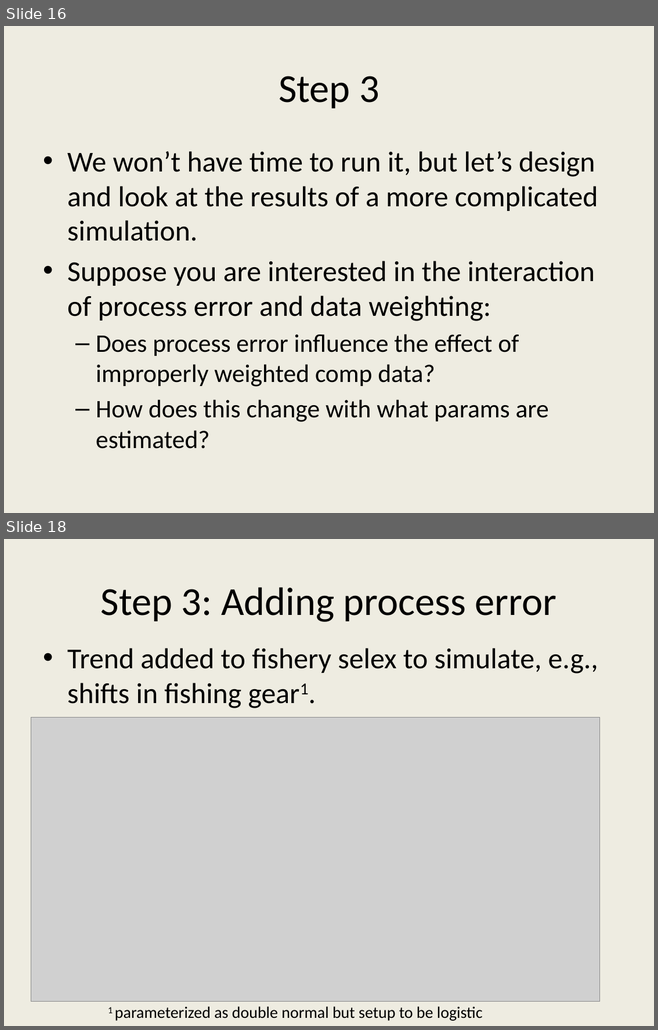
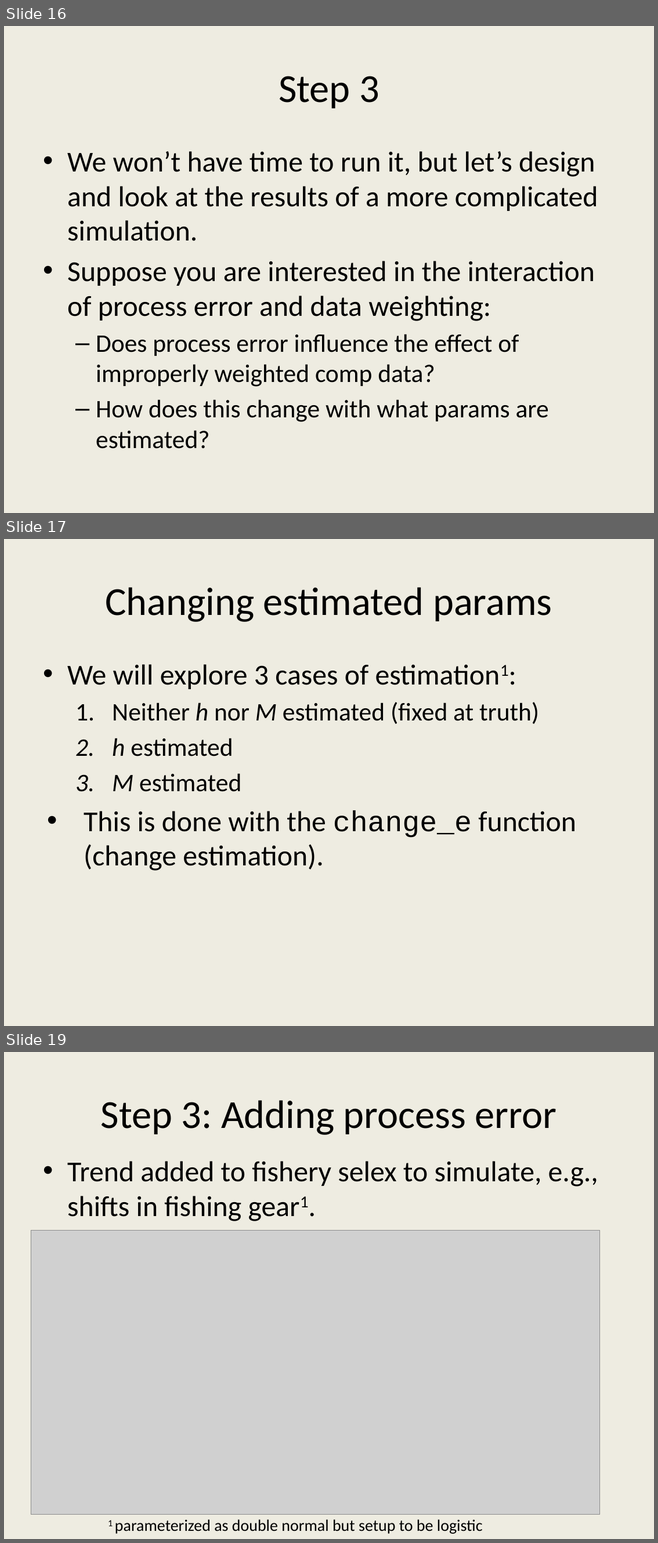
Before and after one commit to ss3sim/workshop, a slide deck: ss3sim_workshop.pptx. Shown one above the other, each under a label of ours: slides 16 and 18 before the commit, slides 16, 17 and 19 after it; the slides between them are not shown. The pictures are 658x1030 and 658x1543 pixels, drawn with LibreOffice and Linux fonts; fonts in the diff are those of the drawing; grey boxes stand for pictures. Boxes give left, top, right and bottom in pixels: in the first picture for what was removed or moved away, otherwise in the second. Text is boxed around its words. In the diff, an @@ line names an element or a change of style, - is before the commit and + after.

```diff
--- a/ss3sim_workshop.pptx
+++ b/ss3sim_workshop.pptx
@@ slide 17 added at <box>4,539,654,1026</box>, background #EEECE1 @@
@@ title added at <box>105,587,552,622</box>, 44 pt, text #000000 @@
+Changing estimated params
@@ text added at <box>67,664,576,871</box>, 32 pt, text #000000 @@
+• We will explore 3 cases of estimation1:
+  1. Neither h nor M estimated (fixed at truth)
+  2. h estimated
+  3. M estimated
+• This is done with the change_e function (change estimation).
@@ what was slide 18 is now slide 19 @@
```
Also in this commit, not shown: 4 slides changed, 2 other slides added, 1 other file.
